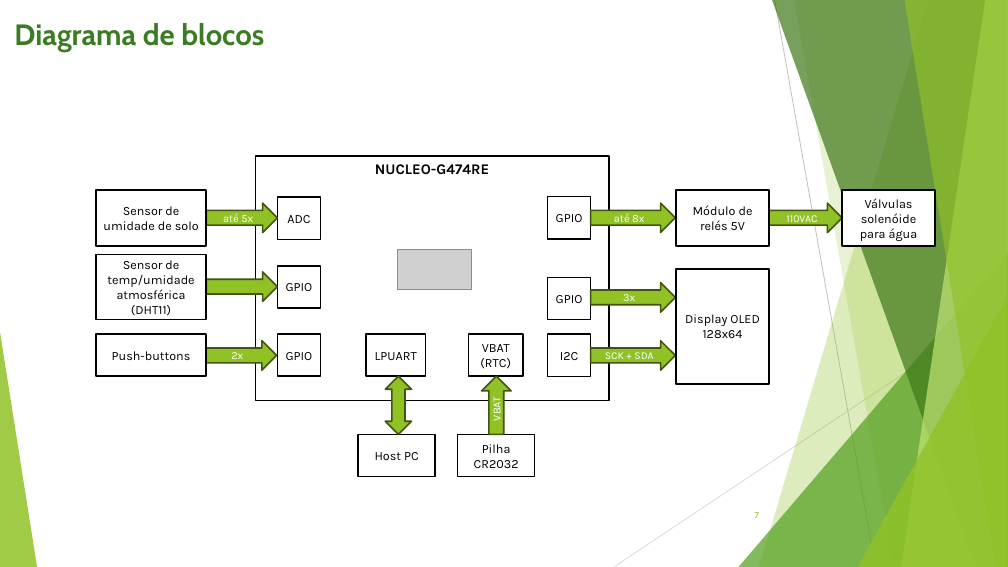
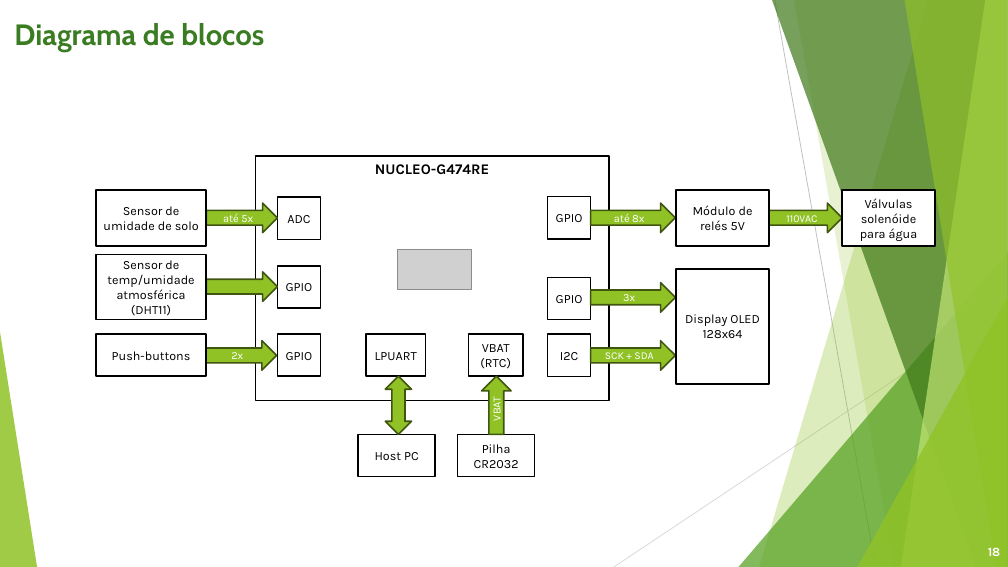
Before and after one commit to gabrielbrunheira/project-reggae, a slide deck: slide 18 of docs/IM420X - Projeto Reggae (Etapa 2).pptx (slide 7 before the commit). Drawn at 1008x567 pixels with LibreOffice and Linux fonts; fonts in the diff are those of the drawing; grey boxes stand for pictures. Boxes give left, top, right and bottom in pixels: in the first picture for what was removed or moved away, otherwise in the second. Text is boxed around its words. In the diff, an @@ line names an element or a change of style, - is before the commit and + after.

```diff
--- a/docs/IM420X - Projeto Reggae (Etapa 2).pptx
+++ b/docs/IM420X - Projeto Reggae (Etapa 2).pptx
@@ page number removed at [755, 512, 759, 518] @@
-7
@@ page number added at [988, 547, 1001, 556], 12 pt, text #FFFFFF, bold @@
+18
```
Also in this commit, not shown: 8 other slides changed, 11 slides added, 2 other files.
